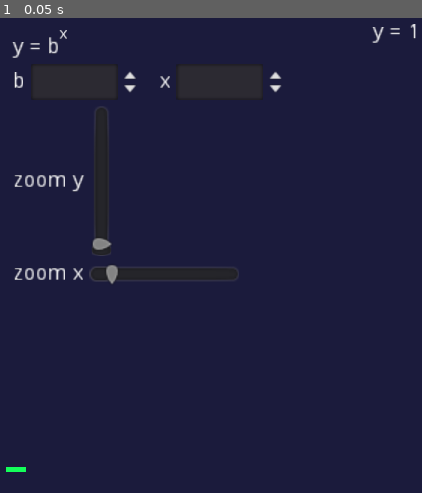
Above: before the commit, frame 1.
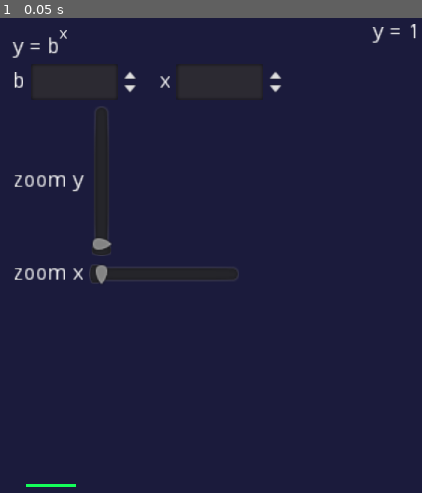
Above: after the commit, the same moment.

Repository: c-illy/grannyx
Game: Godot game, scene res://Main.tscn
Same seed, same stepped clock (60 frames per second), same inputs: the game is played once before the commit and once after it.
Inputs:
- Up to frame 1 (0.05 s): no input

The runs differ from the first frame. In frame 1, 0.3% of the frame differs, in the area x 1-28%, y 52-99%.

Commit message:
edges number bug fixed
bug number of edges : fixed, simplified ;
minor visual improvements

Diff:
--- a/Column.gd
+++ b/Column.gd
@@ -24,9 +24,8 @@
 #scale version
 func _process(delta):
 
-	#fill column bottom with individual units, but only the 'expBase' first ones + 1
-	var b = ceil(Models.expBase)
-	while (tmpUnitsCount <= b + 1) and (tmpUnitsCount < unitsCount) :
+	#fill column bottom with individual units, but only the 90 first ones
+	while (tmpUnitsCount <= 90) and (tmpUnitsCount < unitsCount) :
 		var u = UnitSprite.instance()
 		add_child(u)
 		h = u.scale.y
@@ -42,7 +41,7 @@
 
 	#then continue filling by y-scaling up last unit
 	if tmpUnitsCount < unitsCount :
-		var fillRatioSpeed = 1.2 # ratio of whole column to fill in one second
+		var fillRatioSpeed = 1.7 # ratio of whole column to fill in one second
 		var deltaRatio = fillRatioSpeed * delta #tmpMultiDelta
 		var deltaU = deltaRatio * unitsCount
 		#now forget about ratios
@@ -57,20 +56,11 @@
 	else : #end, add edges and unregister _process() method
 		var x = get_index()
 		if (0 < x) && (x < 3):
-			var prevCount = ceil(pow(Models.expBase, x-1))
-			for i in prevCount :
-				var yStart = -i * h * 3
-				var yEnd = yStart * Models.expBase
-				var e = EdgesColumn.instance()
-				if i < prevCount-1 :
-					e.edgesCount = b
-				else :
-					e.edgesCount = unitsCount - (b * (prevCount-1))
-				e.unitHeight = h
-				e.yEndOffset = yEnd - yStart
-				add_child(e)
-				e.position.y = yStart
-				e.position.x = -Models.unitWidth
+			var e = EdgesColumn.instance()
+			e.edgesCount = unitsCount
+			e.unitHeight = h
+			add_child(e)
+			e.position.x = -Models.unitWidth
 		set_process(false) #unsignificant impact but good practice when possible
 
 #	tmpMultiDelta = 0
--- a/Edge.tscn
+++ b/Edge.tscn
@@ -1,11 +1,23 @@
-[gd_scene format=2]
+[gd_scene load_steps=2 format=2]
 
-[node name="Line2D" type="Line2D"]
-position = Vector2( 0.9, 0.5 )
-points = PoolVector2Array( 1, 0, 14.1, 0 )
-width = 0.4
-default_color = Color( 0.94902, 0.639216, 0.141176, 1 )
+[ext_resource path="res://edge.png" type="Texture" id=1]
 
-[node name="Polygon2D" type="Polygon2D" parent="."]
-color = Color( 0.94902, 0.639216, 0.141176, 1 )
-polygon = PoolVector2Array( 17, 0, 14, -0.9, 14, 0.9 )
+[node name="Node2D" type="Node2D"]
+position = Vector2( 2.776, 0 )
+
+[node name="Sprite" type="Sprite" parent="."]
+position = Vector2( 7.29302, 0.631766 )
+scale = Vector2( 3.28, 0.025 )
+texture = ExtResource( 1 )
+
+[node name="Sprite2" type="Sprite" parent="."]
+position = Vector2( 12.126, 0.331765 )
+rotation = 0.15708
+scale = Vector2( 0.859032, 0.034 )
+texture = ExtResource( 1 )
+
+[node name="Sprite3" type="Sprite" parent="."]
+position = Vector2( 12.126, 0.931766 )
+rotation = -0.15708
+scale = Vector2( 0.859032, 0.034 )
+texture = ExtResource( 1 )
--- a/EdgesColumn.gd
+++ b/EdgesColumn.gd
@@ -5,7 +5,6 @@
 
 export var edgesCount = 1
 export var unitHeight = 1
-export var yEndOffset = 0
 
 var tmpEdgesCount = 0
 
@@ -15,6 +14,8 @@
 		var e = Edge.instance()
 		add_child(e)
 		var endX = Models.unitWidth
-		var endY = yEndOffset - (unitHeight * tmpEdgesCount * 3.0)
-		e.rotate(atan(endY/endX))
+		var endY = - unitHeight * tmpEdgesCount * 3.0
+		var startY = endY / Models.expBase
+		e.rotate(atan((endY-startY)/endX))
+		e.position.y = startY
 		tmpEdgesCount += 1
--- a/Hud.tscn
+++ b/Hud.tscn
@@ -87,10 +87,10 @@
 margin_bottom = 100.0
 rect_min_size = Vector2( 0, 100 )
 size_flags_horizontal = 1
-min_value = 0.2
+min_value = 0.3
 max_value = 50.0
 step = 0.1
-value = 0.2
+value = 0.3
 exp_edit = true
 
 [node name="ZoomXContainer" type="HBoxContainer" parent="CurveOptionsContainer"]
@@ -109,10 +109,10 @@
 margin_right = 151.0
 margin_bottom = 16.0
 rect_min_size = Vector2( 100, 0 )
-min_value = 0.7
+min_value = 0.4
 max_value = 4.2
-step = 0.1
-value = 1.0
+step = 0.2
+value = 0.4
 
 [node name="CurrentYLabel" type="Label" parent="."]
 anchor_left = 0.5
--- a/Models.gd
+++ b/Models.gd
@@ -4,8 +4,8 @@
 export var unitWidth = 20
 export var expBase = 1.8
 export var columnsCount = 1
-export var zoomX = 1
-export var zoomY = .2
+export var zoomX = .4
+export var zoomY = .3
 
 signal base_changed
 signal columns_count_changed
